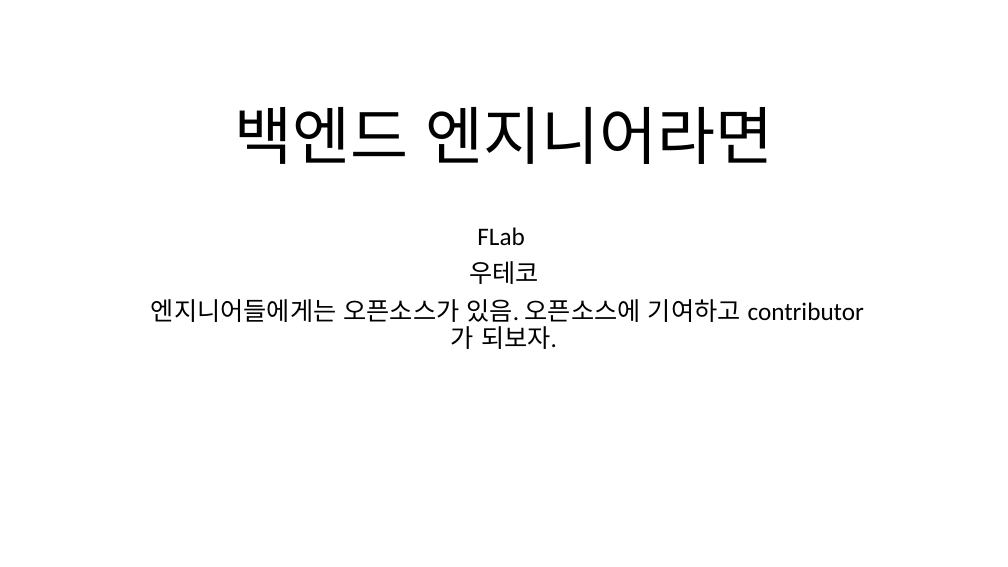
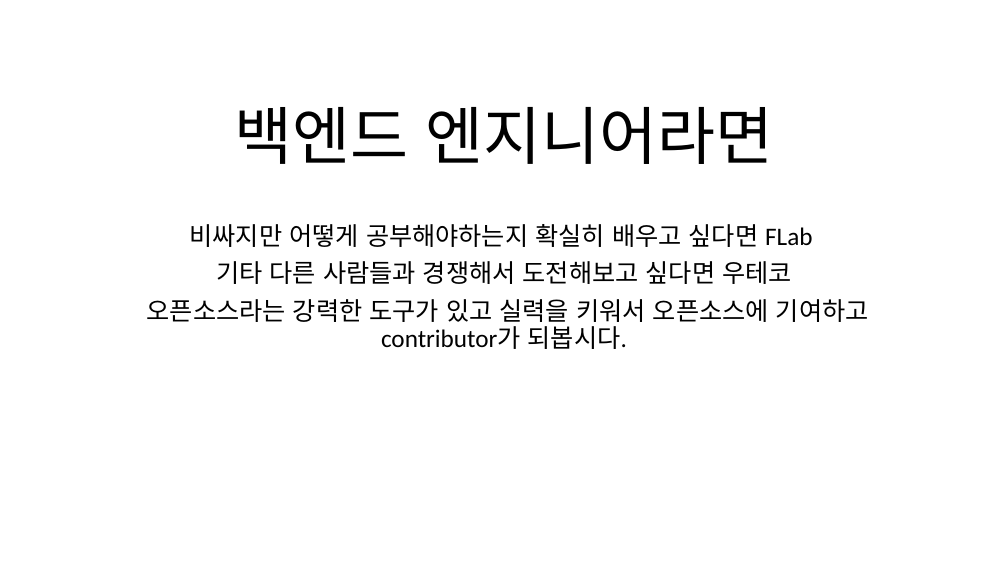
Before and after one commit to dharana77/metoringPython, a slide deck: slide 7 of 피피티_마무리.pptx (slide 8 before the commit). Drawn at 1008x567 pixels with LibreOffice and Linux fonts; fonts in the diff are those of the drawing. Boxes give left, top, right and bottom in pixels: in the first picture for what was removed or moved away, otherwise in the second. Text is boxed around its words. In the diff, an @@ line names an element or a change of style, - is before the commit and + after.

```diff
--- a/피피티_마무리.pptx
+++ b/피피티_마무리.pptx
@@ subtitle at [147, 224, 869, 349]: text changed @@
-FLab
-우테코
-엔지니어들에게는 오픈소스가 있음. 오픈소스에 기여하고 contributor가 되보자.
+비싸지만 어떻게 공부해야하는지 확실히 배우고 싶다면 FLab
+기타 다른 사람들과 경쟁해서 도전해보고 싶다면 우테코
+오픈소스라는 강력한 도구가 있고 실력을 키워서 오픈소스에 기여하고 contributor가 되봅시다.
```
Also in this commit, not shown: 19 other slides changed, 1 slide removed, 1 other file.
